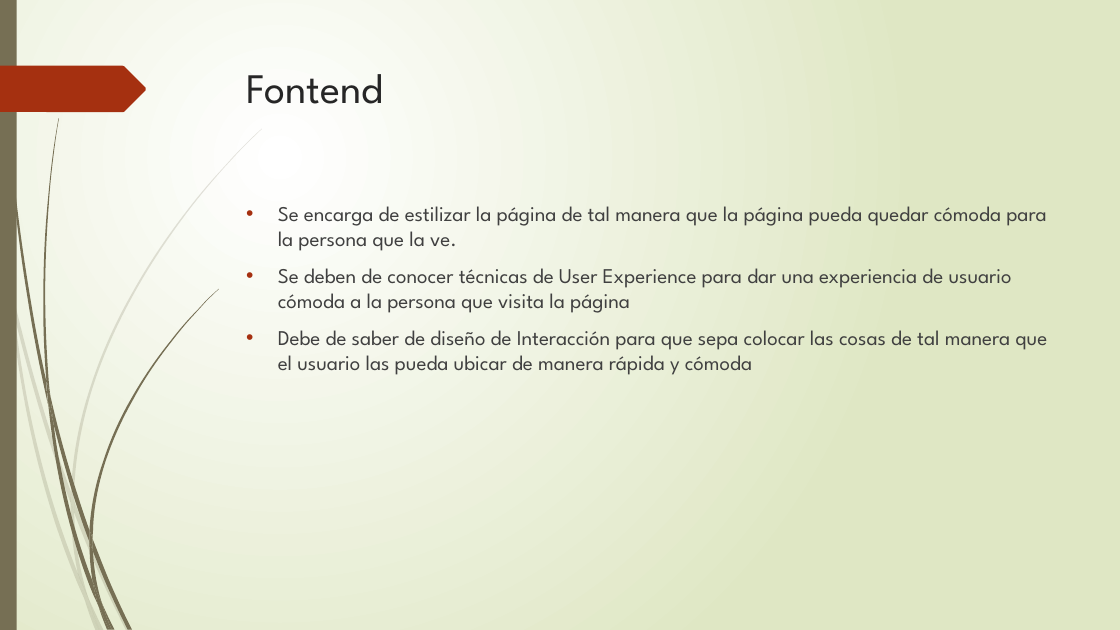
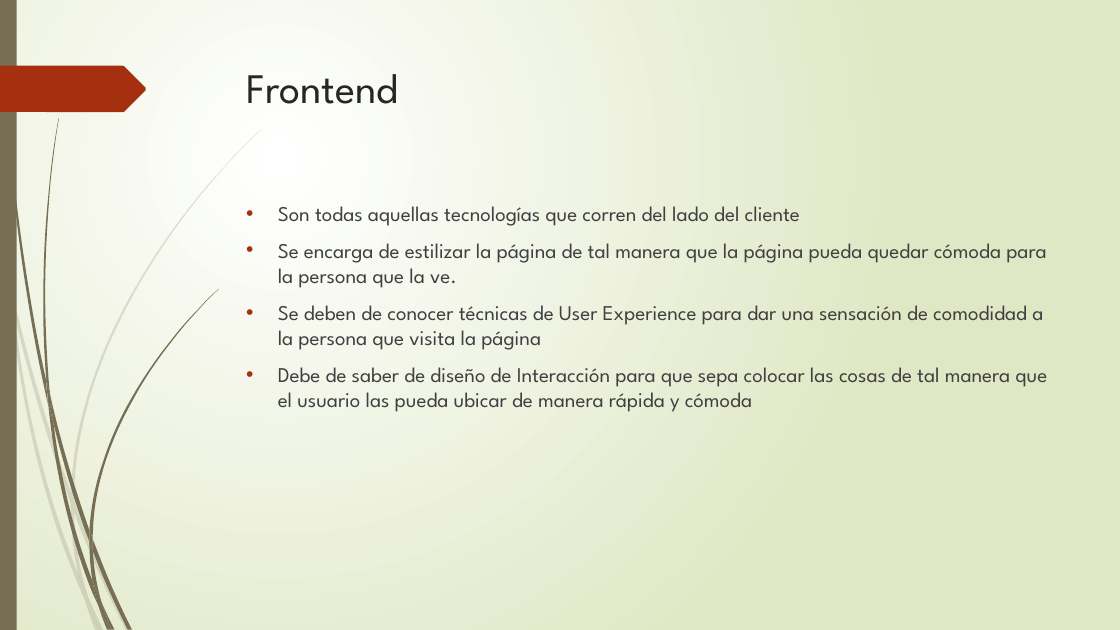
Before and after one commit to mickyys/ppt, a slide deck: slide 2 of Frontend.pptx (slide 3 before the commit). Drawn at 1120x630 pixels with LibreOffice and Linux fonts; fonts in the diff are those of the drawing. Boxes give left, top, right and bottom in pixels: in the first picture for what was removed or moved away, otherwise in the second. Text is boxed around its words. In the diff, an @@ line names an element or a change of style, - is before the commit and + after.

```diff
--- a/Frontend.pptx
+++ b/Frontend.pptx
@@ title at box(247, 74, 399, 104): text changed @@
-Fontend
+Frontend
@@ text at box(278, 206, 800, 226): paragraph added @@
+• Son todas aquellas tecnologías que corren del lado del cliente
@@ text at box(278, 305, 1043, 350): text changed @@
-• Se deben de conocer técnicas de User Experience para dar una experiencia de usuario cómoda a la persona que visita la página
+• Se deben de conocer técnicas de User Experience para dar una sensación de comodidad a la persona que visita la página
```
Also in this commit, not shown: 8 other slides changed, 5 slides added, 3 slides removed.
